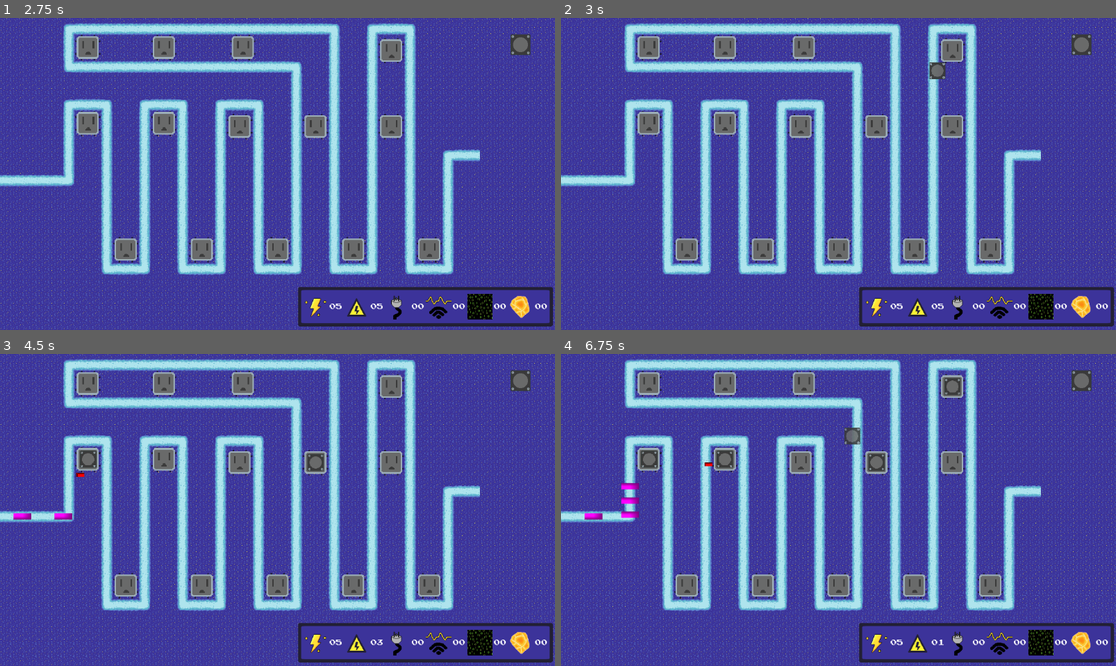
Above: before the commit, frames 1-4 (two rows, left to right).
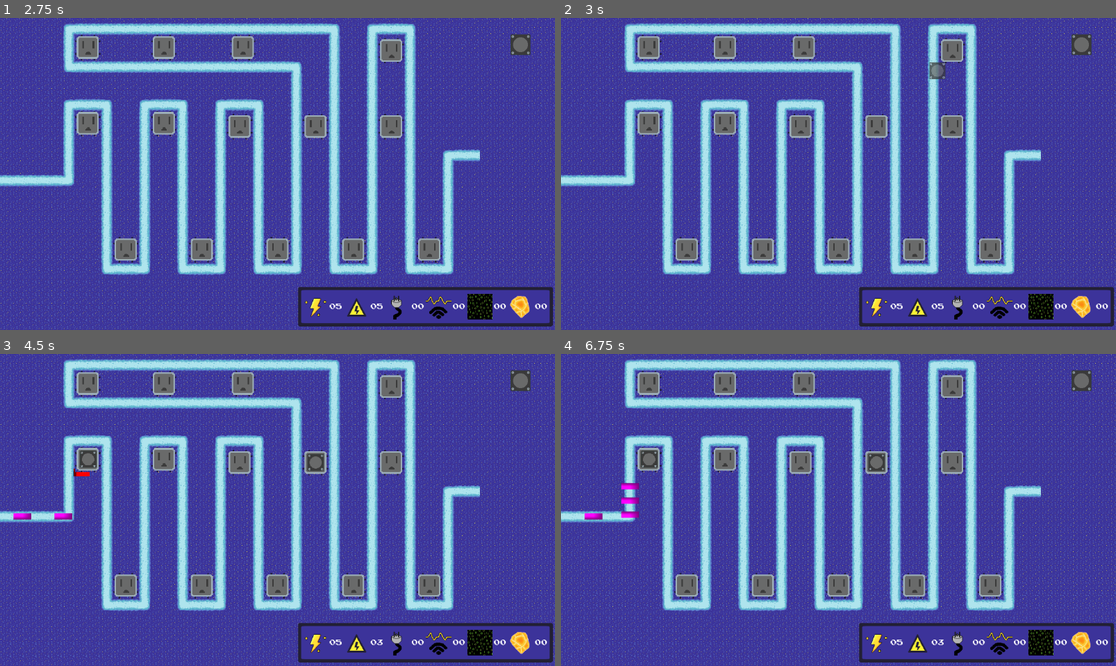
Above: after the commit, the same moments.

Repository: CalebJoines/Computer-Castle
Game: Godot game, scene res://Scenes/game.tscn
The game is run twice, just before and just after one commit, with the same random seed, the same clock (stepped at 60 frames per second) and the same inputs. This scene is started directly instead of the project's main scene. Sound files missing from this copy of the repository are replaced by a short silence.
Inputs (mouse positions are in pixels of both pictures, inside the frame that each line leads up to):
- Up to frame 1 (2.75 s): click (521, 46) at 0.5 s; click (521, 46) at 1.25 s; click (521, 46) at 2 s
- Up to frame 2 (3 s): tap Enter at 2.75 s; drag from (1082, 46) to (649, 124) at 2.77 s
- Up to frame 3 (4.5 s): tap Space at 3.5 s; drag from (88, 460) to (316, 463) at 3.52 s; tap Enter at 4.25 s; move the mouse to (316, 463) at 4.27 s; click (316, 463) at 4.42 s
- Up to frame 4 (6.75 s): drag from (877, 463) to (721, 460) at 5.02 s; drag from (649, 460) to (949, 388) at 5.77 s; drag from (877, 463) to (805, 385) at 6.52 s

Frame 1 is identical in both runs. In frame 2, less than 0.1% of the frame differs, in the area x 66-70%, y 14-20%; in frame 3, less than 0.1%; in frame 4, 0.4%, in the area x 25-72%, y 7-94%.

Commit message:
Changed the way towers work to be more scalable

Diff:
--- /dev/null
+++ b/computer-castle-/Resources/CannonTower.tres
@@ -0,0 +1,11 @@
+[gd_resource type="Resource" script_class="TowerData" format=3 uid="uid://jqvtyn35lgeb"]
+
+[ext_resource type="PackedScene" uid="uid://cpyyw3groinul" path="res://Scenes/tower_projectile.tscn" id="1_pagnn"]
+[ext_resource type="Script" uid="uid://bf8gsn65re6v6" path="res://Resources/TowerData.gd" id="1_qwh32"]
+[ext_resource type="Texture2D" uid="uid://3n6gbga1mqtb" path="res://Sprites/Tower Sprites/TowerBase.png" id="3_wv7rj"]
+
+[resource]
+script = ExtResource("1_qwh32")
+tower_texture = ExtResource("3_wv7rj")
+projectile_scene = ExtResource("1_pagnn")
+metadata/_custom_type_script = "uid://bf8gsn65re6v6"
--- /dev/null
+++ b/computer-castle-/Resources/SniperTower.tres
@@ -0,0 +1,11 @@
+[gd_resource type="Resource" script_class="TowerData" format=3 uid="uid://br2jvnrfy7mje"]
+
+[ext_resource type="Script" uid="uid://bf8gsn65re6v6" path="res://Resources/TowerData.gd" id="1_10mhp"]
+
+[resource]
+script = ExtResource("1_10mhp")
+tower_name = "Sniper Tower"
+damage = 5
+attack_rate = 2.0
+range_radius = 300.0
+metadata/_custom_type_script = "uid://bf8gsn65re6v6"
--- /dev/null
+++ b/computer-castle-/Resources/TowerData.gd
@@ -0,0 +1,16 @@
+extends Resource
+class_name TowerData
+
+@export var tower_name: String = "Cannon Tower"
+@export var cost: int = 1
+@export var damage: int = 1
+@export var attack_rate: float = 1.0
+@export var range_radius: float = 150.0
+
+@export var tower_texture: Texture2D
+@export var projectile_scene: PackedScene
+
+@export var targeting_mode: String = "first"
+@export var attack_type: String = "projectile"
+@export var projectile_count: int = 1
+@export var spread_angle: float = 0.0
--- a/computer-castle-/Scenes/game.tscn
+++ b/computer-castle-/Scenes/game.tscn
@@ -5,9 +5,12 @@
 [ext_resource type="Texture2D" uid="uid://iiaq2qphee8c" path="res://Sprites/Environment Sprites/Environment Extended.png" id="3_v158k"]
 [ext_resource type="PackedScene" uid="uid://evmuvp8nw6ds" path="res://Scenes/spawner.tscn" id="5_1l0tm"]
 [ext_resource type="PackedScene" uid="uid://27okq7sh52dx" path="res://Scenes/tower_menu.tscn" id="5_i6g32"]
+[ext_resource type="PackedScene" uid="uid://dpup33lh2kg7o" path="res://Scenes/test_tower_area.tscn" id="5_o5yvi"]
 [ext_resource type="PackedScene" uid="uid://1wmo8smiwhii" path="res://Scenes/tower_slot_area.tscn" id="6_1l0tm"]
+[ext_resource type="Script" uid="uid://bf8gsn65re6v6" path="res://Resources/TowerData.gd" id="6_rfjv2"]
 [ext_resource type="Resource" uid="uid://1exdepnf04vf" path="res://Resources/Level1.tres" id="6_v158k"]
 [ext_resource type="PackedScene" uid="uid://cw0ib1cqjj7p" path="res://Scenes/Resource_Counters.tscn" id="7_1l0tm"]
+[ext_resource type="Resource" uid="uid://jqvtyn35lgeb" path="res://Resources/CannonTower.tres" id="7_1phco"]
 [ext_resource type="AudioStream" uid="uid://blo3a7o51jgwe" path="res://Audio/Music/TD_Theme.mp3" id="9_h4fw4"]
 [ext_resource type="Script" uid="uid://c6juqreprpeo" path="res://Scripts/songreplayTD.gd" id="10_ldgsr"]
 
@@ -79,6 +82,8 @@
 offset_top = 24.0
 offset_right = 1112.0
 offset_bottom = 88.0
+base_tower_scene = ExtResource("5_o5yvi")
+available_towers = Array[ExtResource("6_rfjv2")]([ExtResource("7_1phco")])
 
 [node name="towerslots" type="Node" parent="." unique_id=595770103]
 
--- a/computer-castle-/Scenes/test_tower_area.tscn
+++ b/computer-castle-/Scenes/test_tower_area.tscn
@@ -2,7 +2,7 @@
 
 [ext_resource type="Script" uid="uid://ddyc8lkelnrej" path="res://Scripts/test_tower_area.gd" id="1_7bet4"]
 [ext_resource type="Texture2D" uid="uid://3n6gbga1mqtb" path="res://Sprites/Tower Sprites/TowerBase.png" id="1_lfqyg"]
-[ext_resource type="PackedScene" uid="uid://cpyyw3groinul" path="res://Scenes/tower_projectile.tscn" id="2_eowl1"]
+[ext_resource type="Resource" uid="uid://jqvtyn35lgeb" path="res://Resources/CannonTower.tres" id="2_eowl1"]
 
 [sub_resource type="CircleShape2D" id="CircleShape2D_7bet4"]
 radius = 259.1563
@@ -12,7 +12,7 @@
 
 [node name="TestTowerArea" type="Area2D" unique_id=1143239560]
 script = ExtResource("1_7bet4")
-projectile_scene = ExtResource("2_eowl1")
+tower_data = ExtResource("2_eowl1")
 
 [node name="TowerRange" type="CollisionShape2D" parent="." unique_id=589748191]
 shape = SubResource("CircleShape2D_7bet4")
--- a/computer-castle-/Scenes/tower_projectile.tscn
+++ b/computer-castle-/Scenes/tower_projectile.tscn
@@ -12,8 +12,8 @@
 script = ExtResource("1_l8dsa")
 
 [node name="Sprite2D" type="Sprite2D" parent="." unique_id=958434879]
+scale = Vector2(2, 2)
 texture = SubResource("PlaceholderTexture2D_l8dsa")
 
 [node name="CollisionShape2D" type="CollisionShape2D" parent="." unique_id=1105342799]
-scale = Vector2(0.5, 0.5)
 shape = SubResource("RectangleShape2D_l8dsa")
--- a/computer-castle-/Scripts/test_tower_area.gd
+++ b/computer-castle-/Scripts/test_tower_area.gd
@@ -1,75 +1,121 @@
+
 extends Area2D
+class_name BaseTower
 
-@export var projectile_scene: PackedScene
-@export var damage: int = 1
-@export var fire_rate: float = 1.0
+@export var tower_data: TowerData
 
-var enemies_in_range: Array[Node] = []
-var can_shoot = false
+@onready var range_shape: CollisionShape2D = $TowerRange
+@onready var sprite: Sprite2D = $Sprite2D
 
+var enemies_in_range: Array[Area2D] = []
+var can_shoot := false
 var dragging := true
 
-func _process(_delta):
+func _ready() -> void:
+	_apply_tower_data()
+
+func _process(_delta: float) -> void:
 	if dragging:
 		global_position = get_global_mouse_position()
 		return
 
 	if can_shoot and enemies_in_range.size() > 0:
-		var target = _get_first_valid_target()
+		var target := _get_target()
 		if target:
-			shoot(target)
+			attack(target)
 
-func try_place():
-	print("trying to place")
+func _apply_tower_data() -> void:
+	if tower_data == null:
+		return
 
+	if sprite and tower_data.tower_texture:
+		sprite.texture = tower_data.tower_texture
+
+	if range_shape and range_shape.shape is CircleShape2D:
+		range_shape.shape.radius = tower_data.range_radius
+
+func _input(event: InputEvent) -> void:
+	if dragging and event is InputEventMouseButton and event.button_index == MOUSE_BUTTON_LEFT and not event.pressed:
+		try_place()
+
+func try_place() -> void:
 	var closest_slot = null
 	var closest_distance = 32.0
 
 	for slot in get_tree().get_nodes_in_group("slots"):
 		var dist = slot.global_position.distance_to(global_position)
-		if slot.can_place_tower() and dist < closest_distance:
+		if slot.can_place_tower(self) and dist < closest_distance:
 			closest_slot = slot
 			closest_distance = dist
+
 	if closest_slot:
 		var success = closest_slot.place_tower(self)
 		if success:
-			print("placed")
 			dragging = false
 			global_position = closest_slot.global_position
 			can_shoot = true
-			modulate = Color(1,1,1,1)
+			modulate = Color(1, 1, 1, 1)
 		else:
-			print("not enough resources")
 			queue_free()
+	else:
+		queue_free()
 
-func _input(event):
-	if dragging and event is InputEventMouseButton and event.button_index == MOUSE_BUTTON_LEFT:
-		if not event.pressed:
-			try_place()
+func _get_target() -> Area2D:
+	enemies_in_range = enemies_in_range.filter(func(enemy): return is_instance_valid(enemy))
 
-func _get_first_valid_target():
-	for enemy in enemies_in_range:
-		if is_instance_valid(enemy):
-			return enemy
-	return null
+	if enemies_in_range.is_empty():
+		return null
+		print("Enemy is null")
 
-func shoot(target):
+	match tower_data.targeting_mode:
+		"closest":
+			var best = enemies_in_range[0]
+			var best_dist = global_position.distance_to(best.global_position)
+			for enemy in enemies_in_range:
+				var dist = global_position.distance_to(enemy.global_position)
+				if dist < best_dist:
+					best = enemy
+					best_dist = dist
+			return best
+
+		_:
+			return enemies_in_range[0]
+
+func attack(target: Area2D) -> void:
 	can_shoot = false
 
-	if projectile_scene:
-		print("firing projectile")
-		var projectile = projectile_scene.instantiate()
+	match tower_data.attack_type:
+		"projectile":
+			_fire_projectiles(target)
+
+	await get_tree().create_timer(tower_data.attack_rate).timeout
+	can_shoot = true
+
+func _fire_projectiles(target: Area2D) -> void:
+	if tower_data.projectile_scene == null:
+		return
+
+	var count = max(tower_data.projectile_count, 1)
+
+	for i in count:
+		var projectile = tower_data.projectile_scene.instantiate()
 		projectile.global_position = global_position
 		projectile.target = target
-		projectile.damage = damage
+		projectile.damage = tower_data.damage
+
 		get_tree().current_scene.add_child(projectile)
 
-	await get_tree().create_timer(fire_rate).timeout
-	can_shoot = true
+func _hit_target_immediately(target: Area2D) -> void:
+	if is_instance_valid(target) and target.has_method("take_damage"):
+		target.take_damage(tower_data.damage)
 
+func _fire_aoe(_target: Area2D) -> void:
+	for enemy in enemies_in_range:
+		if is_instance_valid(enemy) and enemy.has_method("take_damage"):
+			enemy.take_damage(tower_data.damage)
 
 func _on_area_entered(body: Area2D) -> void:
-	if body.is_in_group("enemies"):
+	if body.is_in_group("enemies") and body not in enemies_in_range:
 		enemies_in_range.append(body)
 
 func _on_area_exited(body: Area2D) -> void:
--- a/computer-castle-/Scripts/tower_menu.gd
+++ b/computer-castle-/Scripts/tower_menu.gd
@@ -1,11 +1,19 @@
+
 extends Control
-#tower menu
-@export var tower_scene: PackedScene
 
+@export var base_tower_scene: PackedScene
+@export var available_towers: Array[TowerData]
 
 func _on_tower_buton_pressed() -> void:
-	if tower_scene:
-		var tower_instance = tower_scene.instantiate()
-		tower_instance.z_index = 100
-		tower_instance.modulate = Color(1,1,1,0.5)  # semi-transparent preview
-		get_tree().current_scene.add_child(tower_instance)
+	if available_towers.size() > 0:
+		spawn_tower(available_towers[0])
+
+func spawn_tower(tower_data: TowerData) -> void:
+	if base_tower_scene == null or tower_data == null:
+		return
+
+	var tower_instance = base_tower_scene.instantiate()
+	tower_instance.tower_data = tower_data
+	tower_instance.z_index = 100
+	tower_instance.modulate = Color(1, 1, 1, 0.5)
+	get_tree().current_scene.add_child(tower_instance)
--- a/computer-castle-/Scripts/tower_projectile.gd
+++ b/computer-castle-/Scripts/tower_projectile.gd
@@ -1,30 +1,40 @@
+
 extends Area2D
+class_name TowerProjectile
 
 @export var speed: float = 200.0
-@export var damage: int = 1
-
+var damage: int = 1
 var target: Node2D = null
 var direction: Vector2 = Vector2.ZERO
 
-func _ready():
+func _ready() -> void:
+
 	print("projectile ready, target = ", target)
 	$Sprite2D.modulate = Color(1, 0, 0)
+
 	area_entered.connect(_on_area_entered)
 
 	if is_instance_valid(target):
-		direction = (target.global_position - global_position).normalized()
+		_update_direction()
 	else:
 		queue_free()
 
-func _process(delta):
+func _process(delta: float) -> void:
 	if is_instance_valid(target):
-		direction = (target.global_position - global_position).normalized()
+		_update_direction()
 	else:
 		queue_free()
+		return
+
 	global_position += direction * speed * delta
+
+func _update_direction() -> void:
+	direction = (target.global_position - global_position).normalized()
 
 func _on_area_entered(area: Area2D) -> void:
 	if area.is_in_group("enemies"):
+		print("enemy hit")
 		if area.has_method("take_damage"):
 			area.take_damage(damage)
+			print("enemy took damage")
 		queue_free()
--- a/computer-castle-/Scripts/tower_slot_area.gd
+++ b/computer-castle-/Scripts/tower_slot_area.gd
@@ -1,3 +1,4 @@
+
 extends Area2D
 
 var is_occupied = false
@@ -17,19 +18,22 @@
 	player.play()
 	player.finished.connect(player.queue_free)
 
-func can_place_tower() -> bool:
-	return not is_occupied
+func can_place_tower(tower = null) -> bool:
+	if is_occupied:
+		return false
+	if tower == null or tower.tower_data == null:
+		return false
+	return ResourceManager.get_volts() >= tower.tower_data.cost
 
-func place_tower(tower):
-	if not can_place_tower():
-		return false
-	if ResourceManager.get_volts() >= 1:
-		playsound("place")
-		current_tower = tower
-		tower.global_position = global_position
-		is_occupied = true
-		ResourceManager.spend_volts(1)
-		return true
-	else:
+func place_tower(tower) -> bool:
+	if not can_place_tower(tower):
 		playsound("cantplace")
 		return false
+
+	playsound("place")
+	current_tower = tower
+	tower.global_position = global_position
+	is_occupied = true
+	ResourceManager.spend_volts(tower.tower_data.cost)
+	print("placed tower!")
+	return true
Not shown, added: computer-castle-/Resources/TowerData.gd.uid
